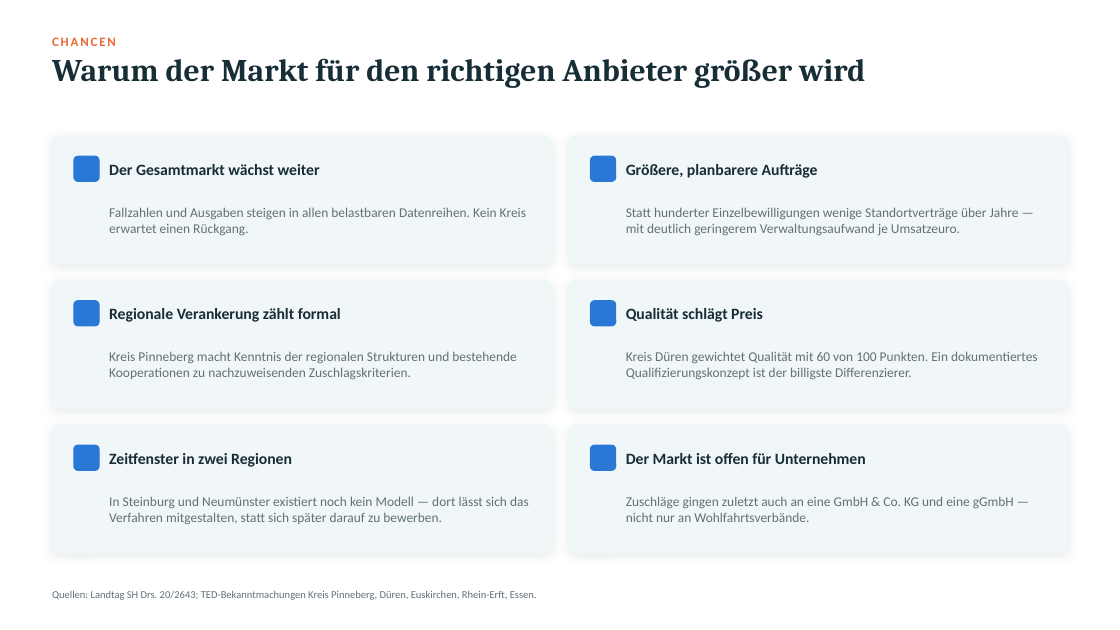
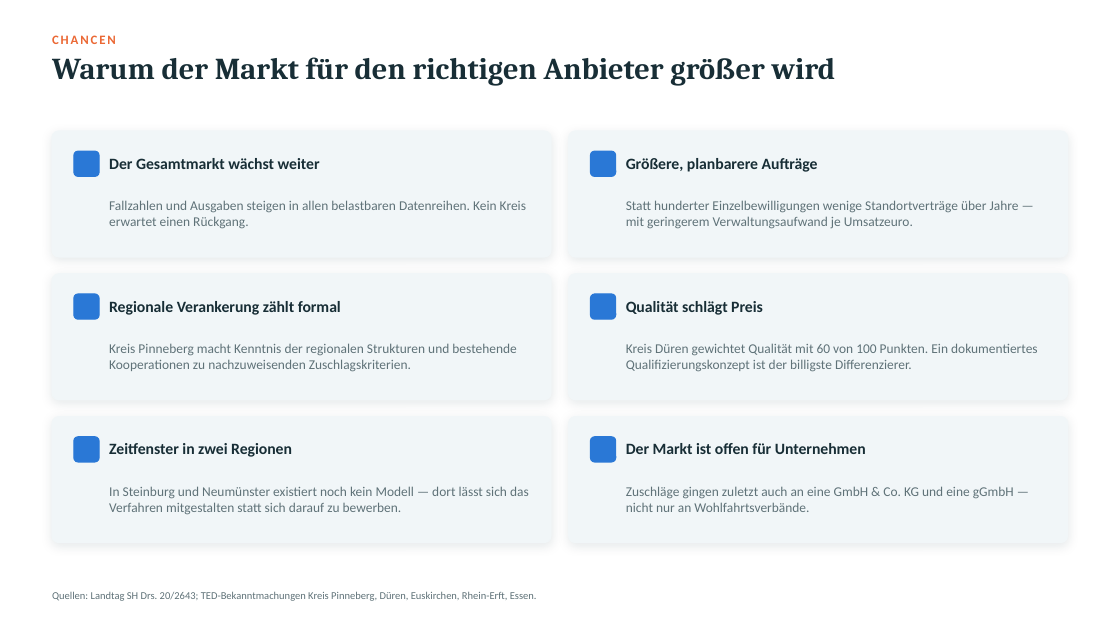
Before and after one commit to findingNemo0o0/repository, a slide deck: slide 10 of praesentation/SKP-Marktanalyse-Schulbegleitung.pptx (slide 9 before the commit). Drawn at 1120x630 pixels with LibreOffice and Linux fonts; fonts in the diff are those of the drawing. Boxes give left, top, right and bottom in pixels: in the first picture for what was removed or moved away, otherwise in the second. Text is boxed around its words. In the diff, an @@ line names an element or a change of style, - is before the commit and + after.

```diff
--- a/praesentation/SKP-Marktanalyse-Schulbegleitung.pptx
+++ b/praesentation/SKP-Marktanalyse-Schulbegleitung.pptx
@@ text "Warum der Markt für den ..." at bbox=[52, 57, 836, 85]: size 27 to 26 pt @@
@@ text at bbox=[626, 200, 1019, 229]: text changed @@
-Statt hunderter Einzelbewilligungen wenige Standortverträge über Jahre — mit deutlich geringerem Verwaltungsaufwand je Umsatzeuro.
+Statt hunderter Einzelbewilligungen wenige Standortverträge über Jahre — mit geringerem Verwaltungsaufwand je Umsatzeuro.
@@ 8 rounded rectangles, 5 texts: place and size @@
-8 rounded rectangles, 5 texts at bbox=[52, 136, 1068, 408]
+8 rounded rectangles, 5 texts at bbox=[52, 131, 1068, 400]
@@ 5 texts, 4 rounded rectangles: place and size @@
-5 texts, 4 rounded rectangles at bbox=[52, 351, 1068, 553]
+5 texts, 4 rounded rectangles at bbox=[52, 343, 1068, 543]
@@ text at bbox=[109, 486, 529, 515]: text changed @@
-In Steinburg und Neumünster existiert noch kein Modell — dort lässt sich das Verfahren mitgestalten, statt sich später darauf zu bewerben.
+In Steinburg und Neumünster existiert noch kein Modell — dort lässt sich das Verfahren mitgestalten statt sich darauf zu bewerben.
```
Also in this commit, not shown: 11 other slides changed, 7 slides added, 1 slide removed, 2 other files.
